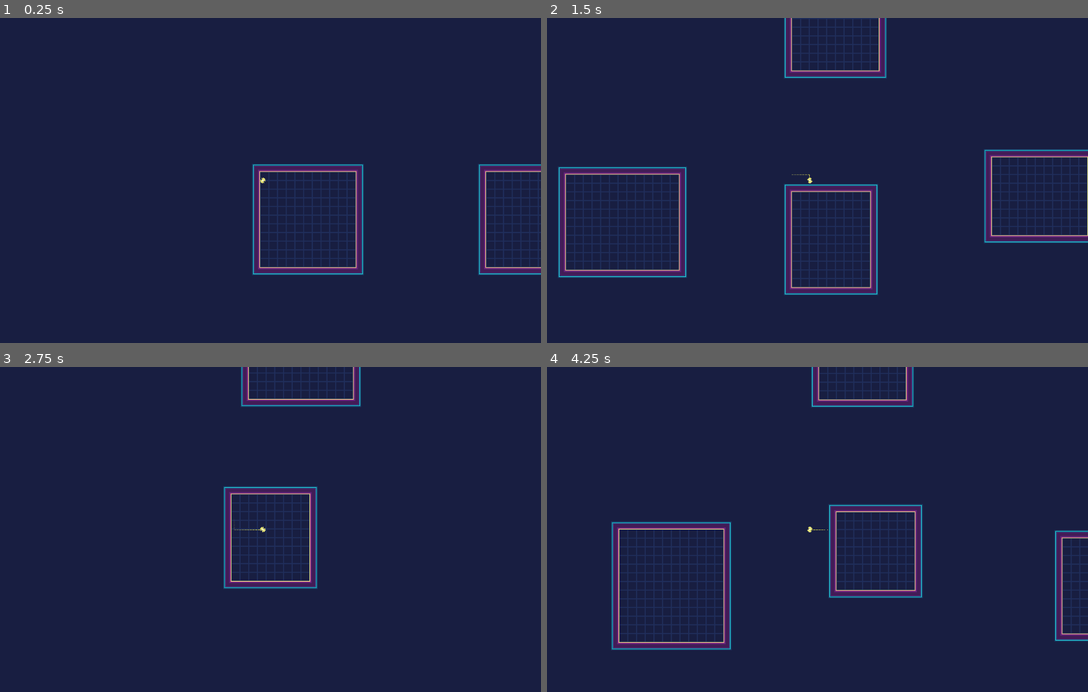
Above: before the commit, frames 1-4 (two rows, left to right).
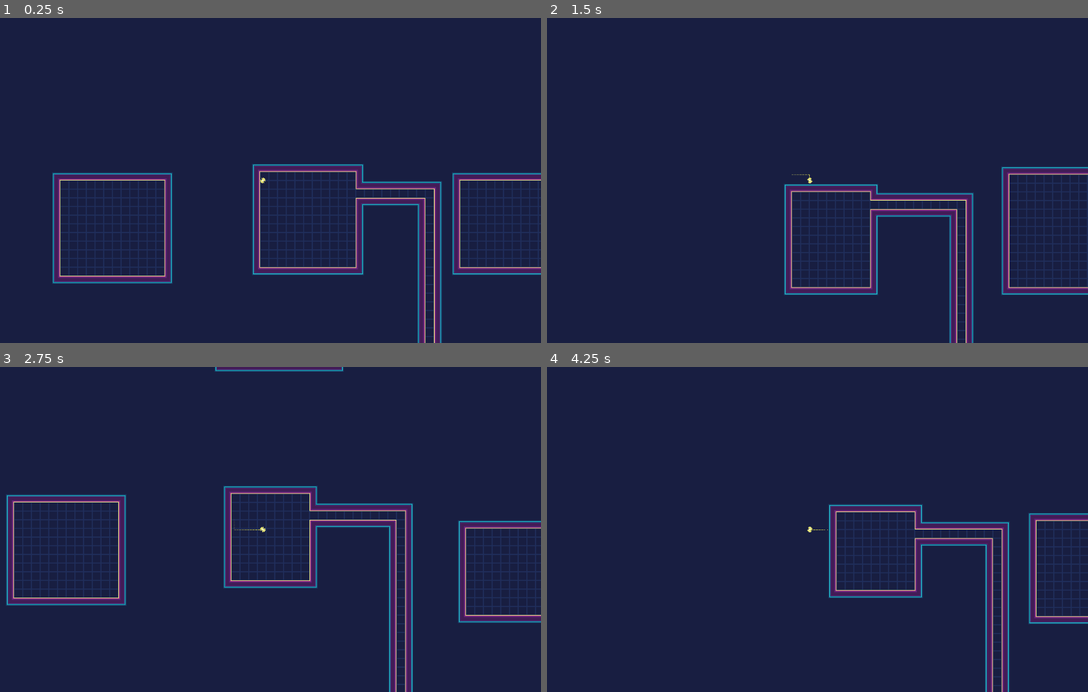
Above: after the commit, the same moments.

Repository: kosinaz/loop-breakerz
Game: Godot game, scene res://map.tscn
The game is run twice, just before and just after one commit, with the same random seed, the same clock (stepped at 60 frames per second) and the same inputs.
Inputs (mouse positions are in pixels of both pictures, inside the frame that each line leads up to):
- Up to frame 1 (0.25 s): no input
- Up to frame 2 (1.5 s): tap Enter (ui_accept) at 0.5, 0.77 s; move the mouse to (931, 164) at 0.52 s; hold Right (ui_right) 0.53-1.28 s; click (931, 164) at 0.67 s; move the mouse to (698, 196) at 1.27 s; hold Down (ui_down) from 1.28 s (still down)
- Up to frame 3 (2.75 s): tap Enter (ui_accept) at 1.52 s; move the mouse to (319, 458) at 2.02 s; release Down (ui_down) at 2.03 s; hold Right (ui_right) from 2.03 s (still down)
- Up to frame 4 (4.25 s): move the mouse to (779, 594) at 2.77 s; release Right (ui_right) at 2.78 s; hold Up (ui_up) 2.78-3.53 s; click (779, 594) at 2.92 s; tap Enter (ui_accept) at 3.02, 3.77 s; move the mouse to (974, 578) at 3.52 s; hold Left (ui_left) from 3.53 s (still down)

The runs differ from the first frame. In frame 1, 6.5% of the frame differs, in the area x 9-100%, y 44-100%; in frame 2, 9.6%, in the area x 2-100%, y 0-100%; in frame 3, 8.9%; in frame 4, 8.2%.

Commit message:
add corridor a and ab

Diff:
--- a/Loop Breakerz/map.gd
+++ b/Loop Breakerz/map.gd
@@ -37,7 +37,7 @@
 	tilemap.update_bitmask_region(room_position, room_position + size)
 
 	# Return the room's bounds for corridor placement
-	zones[room_position] = {
+	zones[zone_position] = {
 		"position": room_position,
 		"size": size,
 	}
@@ -50,13 +50,30 @@
 			free_positions.append(zone_position + offset)
 	if free_positions.size() == 0:
 		return
-	free_positions.shuffle()
+#	free_positions.shuffle()
 	for free_position in free_positions:
 		generate_room(free_position)
+		connect_rooms(zone_position, free_position)
 		if randi() % 2:
 			break
 
-#func connect_zones(zone_position_a: Vector2, zone_position_b: Vector2):
+func connect_rooms(zone_a_position: Vector2, zone_b_position: Vector2):
+	if zone_a_position.x < zone_b_position.x:
+		var room_a_position = zones[zone_a_position].position
+		var room_a_size = zones[zone_a_position].size
+		var wall_a_position = room_a_position + Vector2(room_a_size.x, 0)
+		var door_a_position = wall_a_position + Vector2(0, randi() % int(room_a_size.y - 4) + 2)
+		var corridor_a_position = door_a_position + Vector2(0, -1)
+		var corridor_ab_position = zone_a_position * zone_size + Vector2(zone_size.x - 3, door_a_position.y)
+		for x in range(corridor_a_position.x, corridor_ab_position.x + 3):
+			for y in range(corridor_a_position.y, corridor_a_position.y + 3):
+				tilemap.set_cellv(Vector2(x, y), tile_id)
+		for x in range(3):
+			for y in range(zone_size.y):
+				tilemap.set_cellv(corridor_ab_position + Vector2(x, y), tile_id)
+		tilemap.update_bitmask_region(zone_a_position * zone_size, zone_b_position * zone_size + zone_size)
+
+
 #	var doors = []
 #	# Top
 #	if randi() % 2 + 1:
